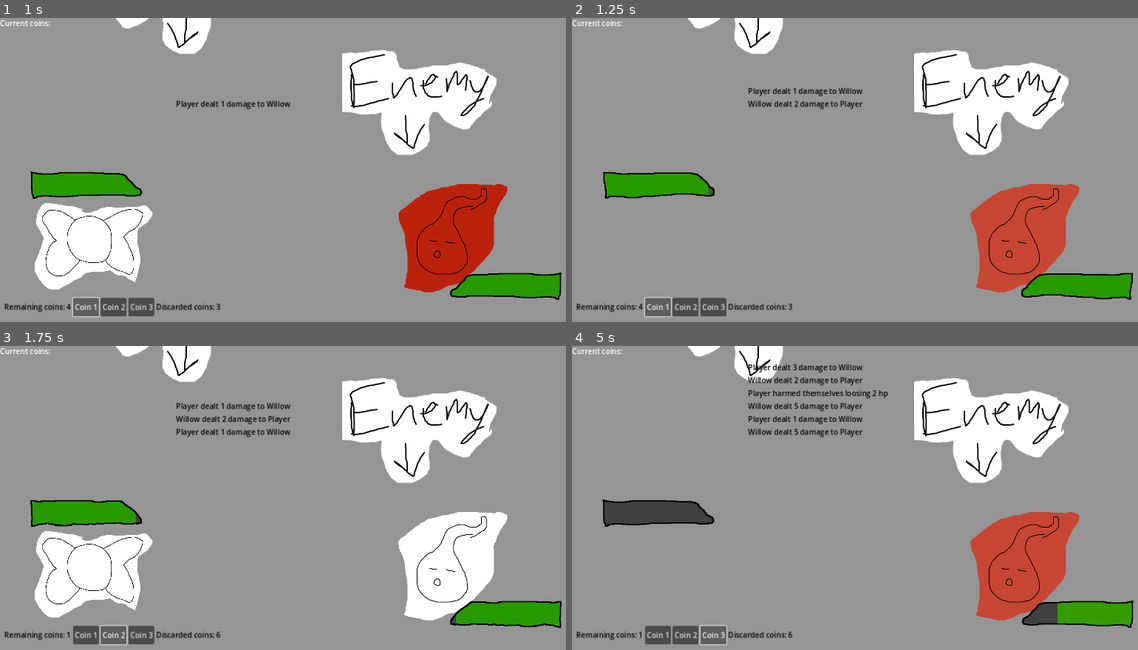
Above: before the commit, frames 1-4 (two rows, left to right).
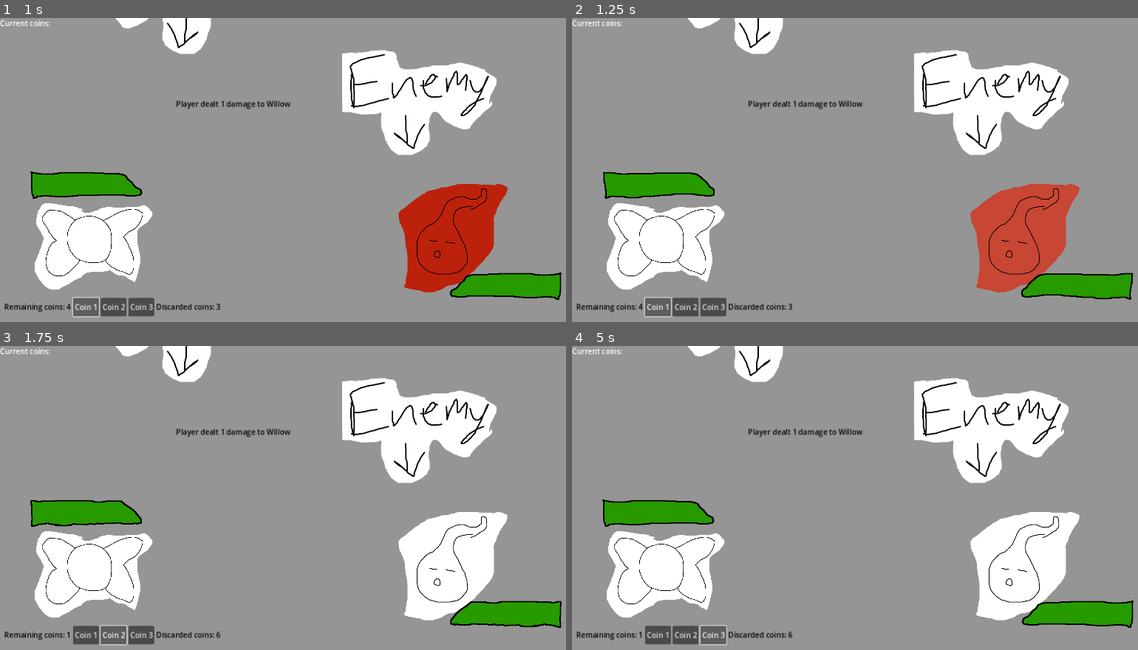
Above: after the commit, the same moments.

Repository: bonsaipropaganda/mini-jam-139
Game: Godot game, scene res://scenes/old_main.tscn
The game is run twice, just before and just after one commit, with the same random seed, the same clock (stepped at 60 frames per second) and the same inputs. This scene is started directly instead of the project's main scene. Sound files missing from this copy of the repository are replaced by a short silence.
Inputs:
- Up to frame 1 (1 s): click "Coin 1" at 0.5 s
- Up to frame 2 (1.25 s): no input
- Up to frame 3 (1.75 s): click "Coin 2" at 1.25 s
- Up to frame 4 (5 s): click "Coin 3" at 2 s; click "Coin 1" at 2.75 s; click "Coin 2" at 3.5 s; click "Coin 3" at 4.25 s

Frame 1 is identical in both runs. In frame 2, 4.8% of the frame differs, in the area x 6-52%, y 22-90%; in frame 3, 0.5%; in frame 4, 12%, in the area x 5-90%, y 5-92%.
Error in both runs: Invalid call. Nonexistent function 'create_and_setup_scene' in base 'Nil'. (res://scenes/main.gd:26)

Commit message:
Added status effects and burn (with a fire punch dice)

Diff:
--- a/code/battlefield.gd
+++ b/code/battlefield.gd
@@ -50,7 +50,8 @@
 		%ChoiceSceneCoin.hide()
 		encounter_ended.emit()
 	)
-	end_player_turn.connect(enemy.play_turn)
+	end_player_turn.connect(enemy._turn_start)
+	start_player_turn.connect(enemy._turn_end)
 	$EnemyLocation.add_child(enemy)
 
 	%EnemyHealthBar.target_entity = enemy
@@ -58,6 +59,8 @@
 
 func set_player(p: Node2D) -> void:
 	player = p
+	start_player_turn.connect(player._turn_start)
+	end_player_turn.connect(player._turn_end)
 	player.do_action.connect(_play_action)
 	$PlayerLocation.add_child(player)
 	player.coins_hbox = $UI/UI/CoinsHBox # Oof this piece of code hurts, but this is a jam lol
--- a/code/combat/actions/Lifesteal.gd
+++ b/code/combat/actions/Lifesteal.gd
@@ -9,9 +9,9 @@
 
 
 func apply(source: Node, destination: Node) -> void:
-	var health: HealthComponent = get_health_component(destination)
+	var health: HealthComponent = Global.get_health_component(destination)
 	health.current_health -= amount
-	var enemyhealth: HealthComponent = get_health_component(source)
+	var enemyhealth: HealthComponent = Global.get_health_component(source)
 	enemyhealth.current_health += heal_amount
 
 	Global.push_action("%s healed themselves %s hp" % [source.name, heal_amount])
--- a/code/combat/actions/StrongAction.gd
+++ b/code/combat/actions/StrongAction.gd
@@ -7,7 +7,7 @@
 
 
 func apply(source: Node, destination: Node) -> void:
-	var health: HealthComponent = get_health_component(destination)
+	var health: HealthComponent = Global.get_health_component(destination)
 	health.current_health -= amount
 
 	Global.push_action("%s dealt %s damage to %s" % [source.name, amount, destination.name])
--- a/code/combat/actions/action.gd
+++ b/code/combat/actions/action.gd
@@ -11,10 +11,3 @@
 ## targeting system with the time left in the jam :)
 func apply(source: Node, destination: Node) -> void:
 	Global.push_action("%s tried to do something but it failed" % [source.name])
-
-
-## Returns the health component of a given node (will error if there are none).
-## Health components are expected to be called "HealthComponent" because I'm
-## lazy ;).
-static func get_health_component(node: Node) -> HealthComponent:
-	return node.get_node("HealthComponent")
--- /dev/null
+++ b/code/combat/actions/burn.gd
@@ -0,0 +1,17 @@
+class_name ActionBurn
+extends Action
+
+
+const Burn := preload("res://scenes/status_effects/burn.tscn")
+
+@export var damage: int = 1
+@export var duration: int = 4
+
+
+func apply(source: Node, destination: Node) -> void:
+	var burn := Burn.instantiate()
+	burn.damage = damage
+	burn.duration = duration
+	destination.add_status_effect(burn)
+
+	Global.push_action("%s burned %s" % [source.name, destination.name])
--- a/code/combat/actions/deal_damage.gd
+++ b/code/combat/actions/deal_damage.gd
@@ -6,7 +6,7 @@
 
 
 func apply(source: Node, destination: Node) -> void:
-	var health: HealthComponent = get_health_component(destination)
+	var health: HealthComponent = Global.get_health_component(destination)
 	health.current_health -= amount
 
 	Global.push_action("%s dealt %s damage to %s" % [source.name, amount, destination.name])
--- a/code/combat/actions/heal.gd
+++ b/code/combat/actions/heal.gd
@@ -6,7 +6,7 @@
 
 
 func apply(source: Node, destination: Node) -> void:
-	var health: HealthComponent = get_health_component(source)
+	var health: HealthComponent = Global.get_health_component(source)
 	health.current_health += amount
 
 	Global.push_action("%s healed themselves %s hp" % [source.name, amount])
--- /dev/null
+++ b/code/combat/actions/multi_action.gd
@@ -0,0 +1,11 @@
+## Applies all the specified actions
+class_name MultiAction
+extends Action
+
+## All the actions to do
+@export var actions: Array[Action] = []
+
+
+func apply(source: Node, destination: Node) -> void:
+	for act in actions:
+		act.apply(source, destination)
--- a/code/combat/actions/self_hurt.gd
+++ b/code/combat/actions/self_hurt.gd
@@ -6,7 +6,7 @@
 
 
 func apply(source: Node, destination: Node) -> void:
-	var health: HealthComponent = get_health_component(source)
+	var health: HealthComponent = Global.get_health_component(source)
 	health.current_health -= amount
 
 	Global.push_action("%s harmed themselves loosing %s hp" % [source.name, amount])
--- /dev/null
+++ b/code/combat/status_effects/burn.gd
@@ -0,0 +1,16 @@
+class_name BurnStatus
+extends StatusEffect
+
+
+var damage: int = 1
+
+
+func _turn_start() -> void:
+	var parent: Node = get_parent()
+	var hpc := Global.get_health_component(parent)
+	hpc.current_health -= damage
+	Global.push_action("%s took %s burn damage" % [parent.name, damage])
+
+
+func get_tooltip() -> String:
+	return "Burns for %s damage each turn" % [damage]
--- /dev/null
+++ b/code/combat/status_effects/status_effect.gd
@@ -0,0 +1,53 @@
+class_name StatusEffect
+extends Sprite2D
+
+
+@export var duration: int = 3
+
+
+func _ready() -> void:
+	$Tooltip.tooltip_text = get_full_tooltip()
+
+
+func turn_start() -> void:
+	_turn_start()
+	duration -= 1
+	if duration == 0:
+		queue_free()
+
+	$Tooltip.tooltip_text = get_full_tooltip()
+
+
+func turn_end() -> void:
+	_turn_end()
+
+
+func action_to_apply(act: Action) -> void:
+	_action_to_apply(act)
+
+
+## Function to override.
+## It is called when the creature's turn starts.
+func _turn_start() -> void:
+	pass
+
+
+## Function to override.
+## It is called when the creature's turn ends.
+func _turn_end() -> void:
+	pass
+
+
+## Function to override.
+## It is called when an action is about to be applied .
+## It can be used to modify said action
+func _action_to_apply(act: Action) -> void:
+	pass
+
+
+func get_tooltip() -> String:
+	return "Placeholder status effect tooltip"
+
+
+func get_full_tooltip() -> String:
+	return "%s\n\n%s turns left" % [get_tooltip(), duration]
--- a/code/deck_component.gd
+++ b/code/deck_component.gd
@@ -29,7 +29,7 @@
 
 	var parent: Node = get_parent()
 	if parent.has_signal("do_action"):
-		do_action.connect(func(act): parent.do_action.emit(act))
+		do_action.connect(func(act): parent._play_action(act.duplicate(true)))
 
 
 func _enter_tree() -> void:
--- a/code/enemies/enemy.gd
+++ b/code/enemies/enemy.gd
@@ -16,10 +16,7 @@
 @onready var health_component = $HealthComponent
 
 
-func play_turn() -> void:
-	# Wait to make the combat history more legible
-	await get_tree().create_timer(0.5).timeout
-
+func _play_turn() -> void:
 	# Make sure actions are setup properly
 	if possible_actions.size() == 0:
 		do_action.emit(NullAction.new())
@@ -46,6 +43,39 @@
 	do_action.emit(possible_actions[act_idx])
 
 
+func add_status_effect(effect: StatusEffect) -> void:
+	add_child(effect)
+	effect.position = Vector2(Global.rng.randf_range(-100, 100), Global.rng.randf_range(-100, 100))
+
+
+func _turn_start() -> void:
+	# Apply to all status effects
+	for c in get_children():
+		if c is StatusEffect:
+			c.turn_start()
+
+	# Wait to make the combat history more legible
+	await get_tree().create_timer(0.5).timeout
+	_play_turn()
+
+
+func _turn_end() -> void:
+	# Apply to all status effects
+	for c in get_children():
+		if c is StatusEffect:
+			c.turn_end()
+
+
+# Note: player and enemy should really inherit from the same class
+func _play_action(act: Action) -> void:
+	# Apply to all status effects
+	for c in get_children():
+		if c is StatusEffect:
+			c.action_to_apply(act)
+	# Send action to be done
+	do_action.emit(act)
+
+
 func _on_health_component_die() -> void:
 	enemy_died.emit()
 	queue_free()
--- a/code/global.gd
+++ b/code/global.gd
@@ -2,6 +2,7 @@
 
 
 signal action_performed(action: String)
+
 
 # variables
 # list of all possible coins. Might not end up needing this
@@ -11,5 +12,13 @@
 var player_deck_size
 var player_discard_size
 
+
 func push_action(act: String) -> void:
 	action_performed.emit(act)
+
+
+## Returns the health component of a given node (will error if there are none).
+## Health components are expected to be called "HealthComponent" because I'm
+## lazy ;).
+static func get_health_component(node: Node) -> HealthComponent:
+	return node.get_node("HealthComponent")
--- a/code/player.gd
+++ b/code/player.gd
@@ -19,10 +19,24 @@
 		$DeckComponent.opponent = opponent
 
 
+func add_status_effect(effect: StatusEffect) -> void:
+	add_child(effect)
+	effect.position = Vector2(Global.rng.randf_range(-100, 100), Global.rng.randf_range(-100, 20))
+
+
 func play_coin(idx: int) -> void:
 	deck_component.play(idx)
 	deck_component.finish_hand()
 	update_deck_ui()
+
+
+func _play_action(act: Action) -> void:
+	# Apply to all status effects
+	for c in get_children():
+		if c is StatusEffect:
+			c.action_to_apply(act)
+	# Send action to be done
+	do_action.emit(act)
 
 
 func add_coin(coin: Coin) -> void:
@@ -41,10 +55,6 @@
 	Global.player_discard_size = len(deck_component.discard_pile)
 
 
-#func _on_coin_choice_selected(choice) -> void:
-#	deck_component.deck_coins.append(choice)
-
-
 func _on_health_component_die() -> void:
 	player_died.emit()
 
@@ -52,3 +62,17 @@
 func _on_health_component_take_damage() -> void:
 	$EntityAnimator.play("hurt")
 	SfxManager.player_hurt.play()
+
+
+func _turn_start() -> void:
+	# Apply to all status effects
+	for c in get_children():
+		if c is StatusEffect:
+			c.turn_start()
+
+
+func _turn_end() -> void:
+	# Apply to all status effects
+	for c in get_children():
+		if c is StatusEffect:
+			c.turn_end()
--- /dev/null
+++ b/code/resources/coins/fire_punch.tres
@@ -0,0 +1,31 @@
+[gd_resource type="Resource" script_class="Coin" load_steps=9 format=3 uid="uid://y50r5hl6yhsd"]
+
+[ext_resource type="Script" path="res://code/coin.gd" id="1_0xt11"]
+[ext_resource type="Script" path="res://code/combat/actions/deal_damage.gd" id="1_2stgx"]
+[ext_resource type="Script" path="res://code/combat/actions/burn.gd" id="2_706sp"]
+[ext_resource type="Script" path="res://code/combat/actions/multi_action.gd" id="3_muc4a"]
+
+[sub_resource type="Resource" id="Resource_bewvj"]
+script = ExtResource("1_2stgx")
+amount = 2
+
+[sub_resource type="Resource" id="Resource_ln4h7"]
+script = ExtResource("2_706sp")
+damage = 1
+duration = 4
+
+[sub_resource type="Resource" id="Resource_0k820"]
+script = ExtResource("3_muc4a")
+actions = Array[Resource("res://code/combat/actions/action.gd")]([SubResource("Resource_bewvj"), SubResource("Resource_ln4h7")])
+
+[sub_resource type="Resource" id="Resource_8prcm"]
+script = ExtResource("1_2stgx")
+amount = 2
+
+[resource]
+script = ExtResource("1_0xt11")
+coin_name = "Fire Punch"
+description = ""
+head_weight = 0.6
+head_action = SubResource("Resource_0k820")
+tail_action = SubResource("Resource_8prcm")
--- a/scenes/UI/choice_scene_coin.tscn
+++ b/scenes/UI/choice_scene_coin.tscn
@@ -6,6 +6,7 @@
 [ext_resource type="Resource" uid="uid://cwtxmqjixt7v" path="res://code/resources/coins/risky_attack.tres" id="4_1nfus"]
 [ext_resource type="Resource" uid="uid://hqck15aquvvj" path="res://code/resources/coins/strong_attack.tres" id="5_jfrsj"]
 [ext_resource type="Script" path="res://code/UI/coin_button.gd" id="6_mc4i8"]
+[ext_resource type="Resource" uid="uid://y50r5hl6yhsd" path="res://code/resources/coins/fire_punch.tres" id="6_vrdgo"]
 
 [sub_resource type="LabelSettings" id="LabelSettings_o3lwo"]
 font_color = Color(0, 0, 0, 1)
@@ -18,7 +19,7 @@
 grow_horizontal = 2
 grow_vertical = 2
 script = ExtResource("1_ipoeb")
-possible_coins = Array[Resource("res://code/coin.gd")]([ExtResource("2_leuck"), ExtResource("3_cf7iv"), ExtResource("4_1nfus"), ExtResource("5_jfrsj")])
+possible_coins = Array[Resource("res://code/coin.gd")]([ExtResource("2_leuck"), ExtResource("3_cf7iv"), ExtResource("4_1nfus"), ExtResource("5_jfrsj"), ExtResource("6_vrdgo")])
 
 [node name="VBoxContainer" type="VBoxContainer" parent="."]
 layout_mode = 0
--- /dev/null
+++ b/scenes/status_effects/burn.tscn
@@ -0,0 +1,10 @@
+[gd_scene load_steps=4 format=3 uid="uid://dqmn0fauko1qh"]
+
+[ext_resource type="PackedScene" uid="uid://1elca3hviyas" path="res://scenes/status_effects/status_effect.tscn" id="1_2rldj"]
+[ext_resource type="Script" path="res://code/combat/status_effects/burn.gd" id="1_fhdku"]
+[ext_resource type="Texture2D" uid="uid://di8kjihvnoaky" path="res://art/StatusEffects/Burn/burn.png" id="2_gqwo4"]
+
+[node name="Burn" instance=ExtResource("1_2rldj")]
+scale = Vector2(0.6, 0.6)
+texture = ExtResource("2_gqwo4")
+script = ExtResource("1_fhdku")
--- /dev/null
+++ b/scenes/status_effects/status_effect.tscn
@@ -0,0 +1,9 @@
+[gd_scene format=3 uid="uid://1elca3hviyas"]
+
+[node name="StatusEffect" type="Sprite2D"]
+
+[node name="Tooltip" type="Control" parent="."]
+layout_mode = 3
+anchors_preset = 0
+offset_right = 40.0
+offset_bottom = 40.0
Binary file added: art/StatusEffects/Burn/burn.png
Not shown, added: art/StatusEffects/Burn/burn.png.import
Not shown: 1 places in scenes/UI/choice_scene_coin.tscn that only renumber resources
Not shown: 1 places in scenes/player.tscn that only renumber resources
